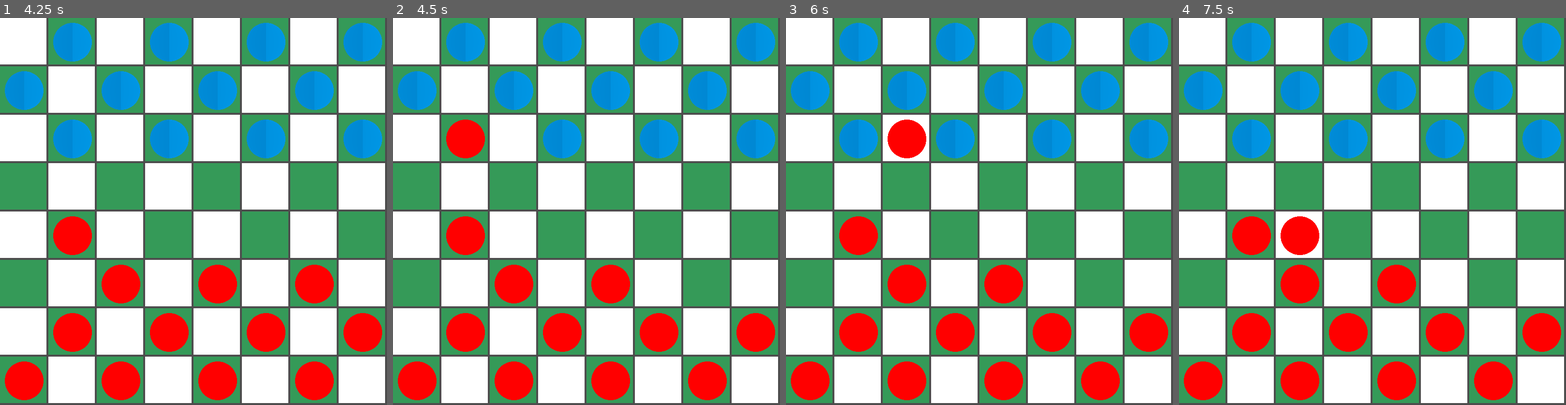
Above: before the commit, frames 1-4 (left to right).
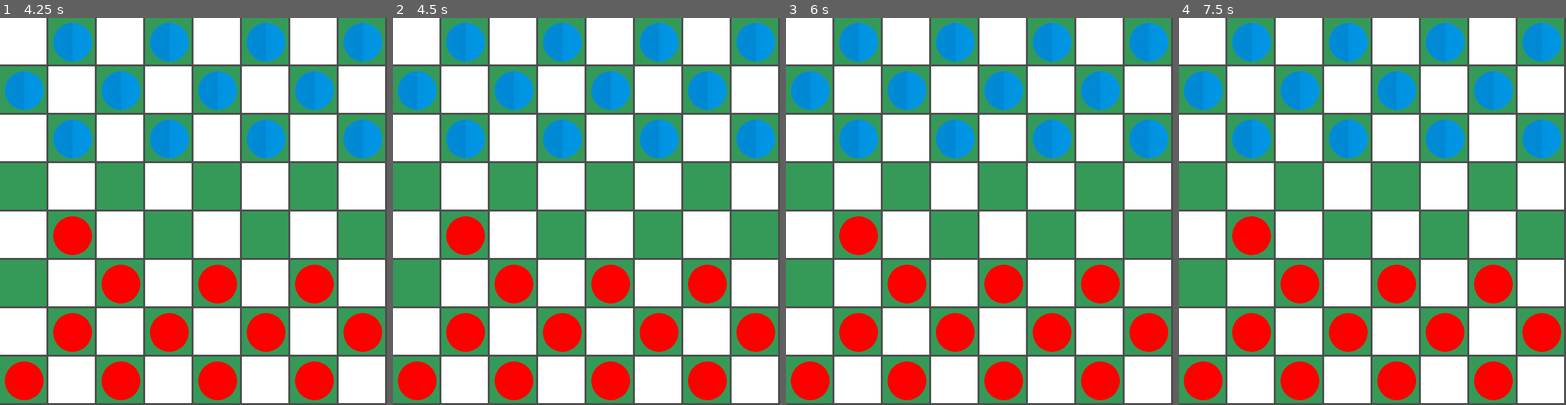
Above: after the commit, the same moments.

Repository: ricardobr3no/checkers-godot
Game: Godot game, scene res://scenes/main.tscn
Same seed, same stepped clock (60 frames per second), same inputs: the game is played once before the commit and once after it. The engine's default icon, where the game draws it, is replaced by a stand-in: a white triangle on a blue panel in a dark square.
Inputs (mouse positions are in pixels of both pictures, inside the frame that each line leads up to):
- Up to frame 1 (4.25 s): tap Enter at 0.5, 2, 3.5 s; move the mouse to (278, 192) at 0.52 s; press the mouse at (278, 192) at 0.53 s; tap Space at 1.25, 2.75 s; move the mouse to (116, 230) at 1.27 s; release the mouse at (116, 230) at 1.28 s; click (116, 230) at 1.35 s; move the mouse to (232, 126) at 2.02 s; press the mouse at (232, 126) at 2.03 s; move the mouse to (174, 288) at 2.77 s; release the mouse at (174, 288) at 2.78 s; click (174, 288) at 2.85 s; move the mouse to (309, 269) at 3.52 s; press the mouse at (309, 269) at 3.53 s
- Up to frame 2 (4.5 s): tap Space at 4.25 s; move the mouse to (470, 153) at 4.27 s; release the mouse at (470, 153) at 4.28 s; click (470, 153) at 4.35 s
- Up to frame 3 (6 s): move the mouse to (998, 211) at 5.02 s; press the mouse at (998, 211) at 5.03 s; move the mouse to (921, 114) at 5.77 s; release the mouse at (921, 114) at 5.78 s; click (921, 114) at 5.85 s
- Up to frame 4 (7.5 s): move the mouse to (1457, 192) at 6.52 s; press the mouse at (1457, 192) at 6.53 s; move the mouse to (1295, 230) at 7.27 s; release the mouse at (1295, 230) at 7.28 s; click (1295, 230) at 7.35 s

Frame 1 is identical in both runs. In frame 2, 1.6% of the frame differs, in the area x 13-87%, y 26-74%; in frame 3, 1.6%; in frame 4, 1.6%.
Error before the commit: Trying to assign value of type 'int' to a variable of type 'Object'. (res://scripts/main.gd:102)

Commit message:
update main

Diff:
--- /dev/null
+++ b/default_bus_layout.tres
@@ -0,0 +1,3 @@
+[gd_resource type="AudioBusLayout" format=3 uid="uid://cq4b6yrl8b3ga"]
+
+[resource]
--- a/scripts/main.gd
+++ b/scripts/main.gd
@@ -14,7 +14,7 @@
 
 # variavel para checar clicks, se for clique de selecionar ou se for clique pra mover piece selecionada
 var clicks := 0
-var selected_piece: Object
+var selected_piece  # pode receber Object ou Int
 
 func _ready() -> void:
 	draw_pieces()
@@ -23,7 +23,7 @@
 	mover_pieces(p, 4, 1)
 
 
-func _input(event):
+func _input(event: InputEvent) -> void:
 	mover_piece_with_mouse(event)
 
 
@@ -83,7 +83,7 @@
 	return board[row][col]
 
 
-func get_row_col_from_mouse_pos():
+func get_row_col_from_mouse_pos() -> Dictionary:
 	var pos = get_global_mouse_position()
 	var col = int(pos.x / SQUARE_SIZE)
 	var row = int(pos.y / SQUARE_SIZE)
@@ -102,7 +102,12 @@
 			selected_piece = get_piece(row,col)
 			print("selecionado: {}; row: {} col: {}".format([selected_piece, row, col], '{}'))
 		elif clicks == 2:
+
+			if not selected_piece is Object:
+				return
+
 			print("target = [row: {}, col: {}]".format([row, col], "{}"))
+
 			mover_pieces(selected_piece, row, col)
 
 
@@ -113,7 +118,11 @@
 
 
 func mover_pieces(piece, col, row):
-	# nao funcionando, nao sao sei pq
+	# ta aqui o motivo de row e col ta trocado
+	if not piece is Object:
+		return
+
+	# troca as os elementos da matrix tabulerio de lugar
 	var aux = board[col][row]
 	board[col][row] = piece
 	board[piece.col][piece.row] = aux
Not shown, added: a fazer.txt
